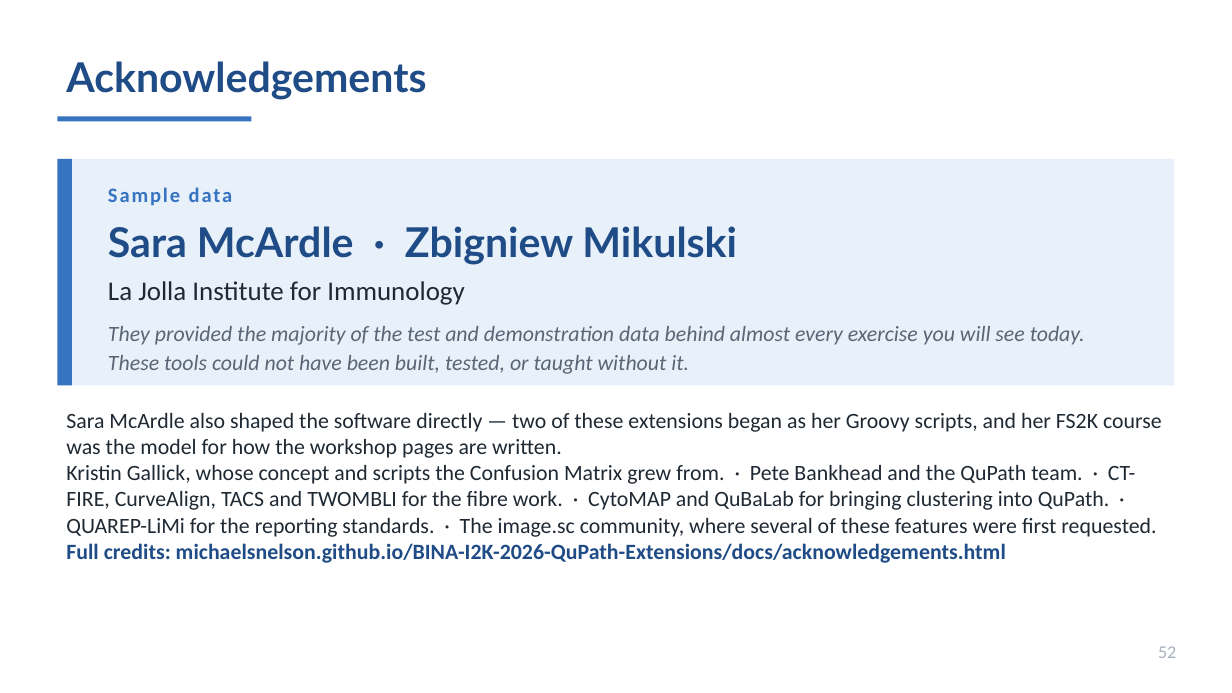
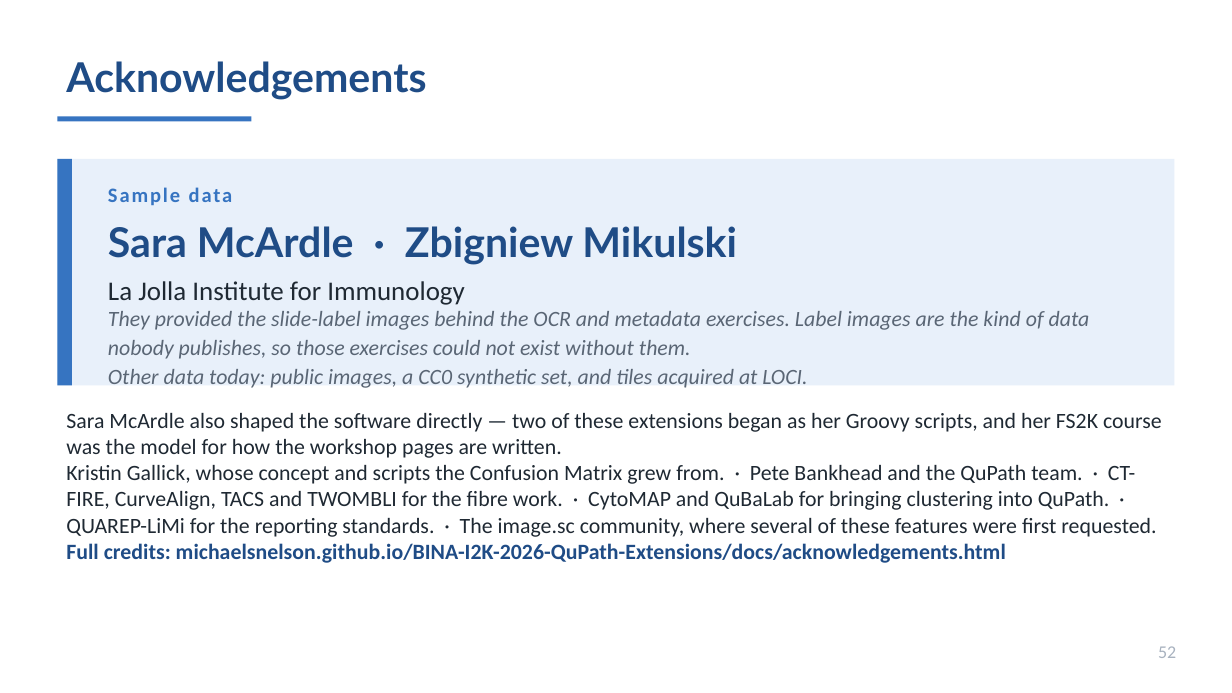
Before and after one commit to MichaelSNelson/BINA-I2K-2026-QuPath-Extensions, a slide deck: slide 52 of I2K_2026_QuPath_Extensions.pptx. Drawn at 1232x693 pixels with LibreOffice and Linux fonts; fonts in the diff are those of the drawing. Boxes give left, top, right and bottom in pixels: in the first picture for what was removed or moved away, otherwise in the second. Text is boxed around its words. In the diff, an @@ line names an element or a change of style, - is before the commit and + after.

```diff
--- a/I2K_2026_QuPath_Extensions.pptx
+++ b/I2K_2026_QuPath_Extensions.pptx
@@ text at <box>108,311,1090,388</box>: text changed @@
-They provided the majority of the test and demonstration data behind almost every exercise you will see today.
-These tools could not have been built, tested, or taught without it.
+They provided the slide-label images behind the OCR and metadata exercises. Label images are the kind of data nobody publishes, so those exercises could not exist without them.
+Other data today: public images, a CC0 synthetic set, and tiles acquired at LOCI.
```
Also in this commit, not shown: 3 other slides changed, 7 other files.
